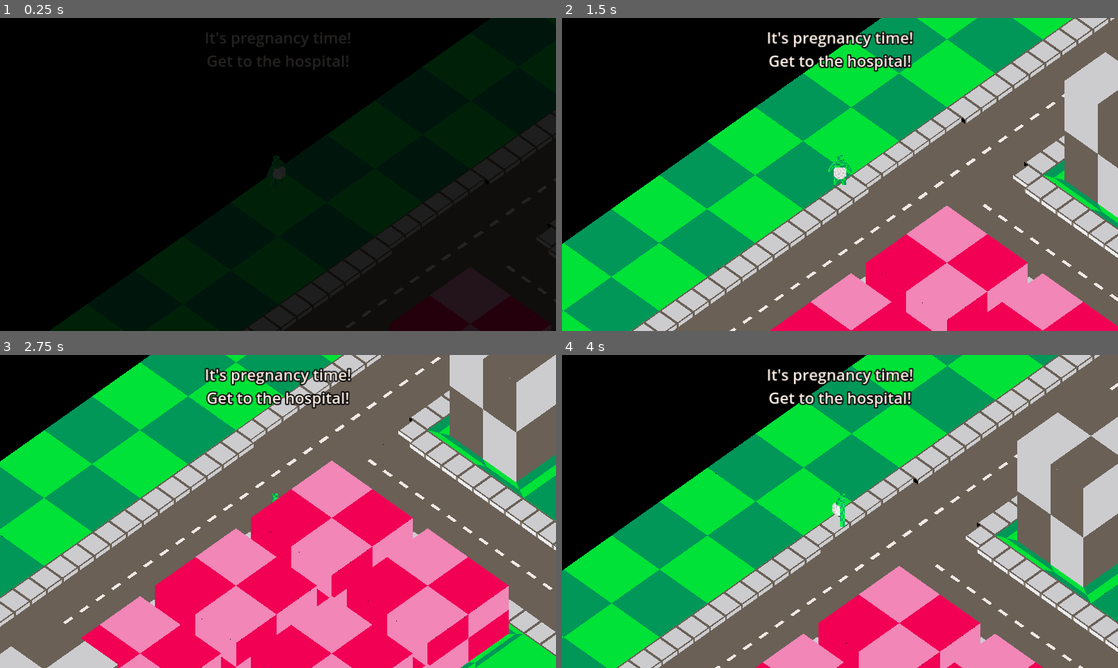
Above: before the commit, frames 1-4 (two rows, left to right).
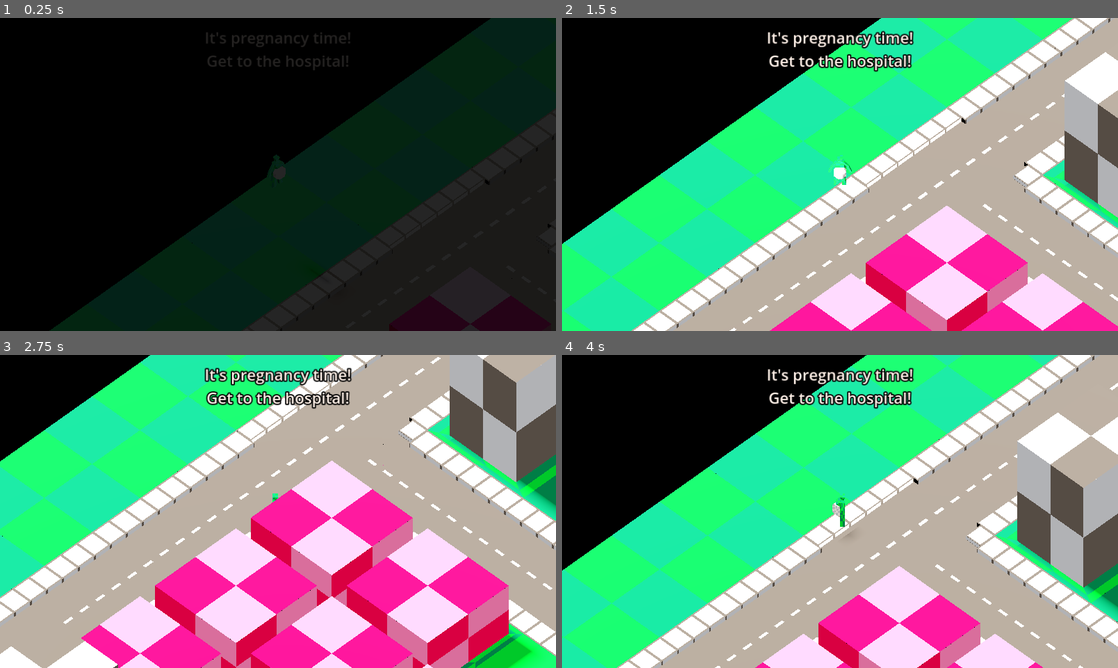
Above: after the commit, the same moments.

Repository: AlexGarbus/global-game-jam-2025
Game: Godot game, scene res://main.tscn
Two runs of this game, one before a commit and one after it. Both use one fixed random seed, a clock stepped at 60 frames per second and the inputs below.
Inputs:
- Up to frame 1 (0.25 s): no input
- Up to frame 2 (1.5 s): hold Right (move_right) 0.53-1.28 s; tap Space (jump) at 0.77 s; hold Down (move_backward) from 1.28 s (still down)
- Up to frame 3 (2.75 s): tap Space (jump) at 1.52 s; release Down (move_backward) at 2.03 s; hold Right (move_right) from 2.03 s (still down)
- Up to frame 4 (4 s): release Right (move_right) at 2.78 s; hold Up (move_forward) 2.78-3.53 s; tap Space (jump) at 3.02, 3.77 s; hold Left (move_left) from 3.53 s (still down)

The runs differ from the first frame. In frame 2, 76% of the frame differs, in the area x 0-100%, y 0-100%; in frame 3, 87%; in frame 4, 77%.

Commit message:
Lighting adjustment

Diff:
--- a/environment.tres
+++ b/environment.tres
@@ -3,6 +3,7 @@
 [resource]
 ambient_light_source = 2
 ambient_light_color = Color(1, 1, 1, 1)
-ambient_light_energy = 0.75
+ambient_light_energy = 0.5
 reflected_light_source = 1
 tonemap_mode = 2
+adjustment_enabled = true
--- a/main.tscn
+++ b/main.tscn
@@ -23,7 +23,8 @@
 environment = ExtResource("2_wwls1")
 
 [node name="DirectionalLight3D" type="DirectionalLight3D" parent="."]
-light_energy = 0.5
+transform = Transform3D(0.707107, -1.28028e-08, -0.707107, 0.707107, 3.09086e-08, 0.707107, 1.28028e-08, -1, 3.09086e-08, 0, 3.16547, 0)
+shadow_enabled = true
 shadow_blur = 0.0
 sky_mode = 1
 
